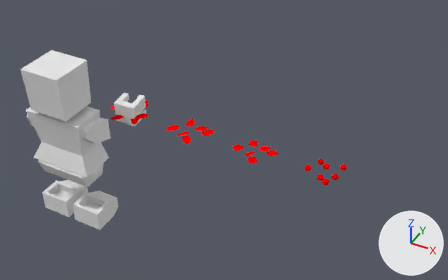
The Blender file crops/seeds/seeds.blend, before and after one commit.
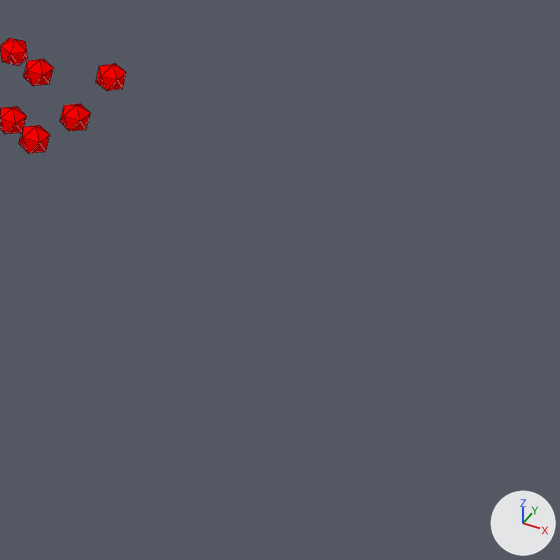
Old and new are each drawn whole from a camera (50 mm lens) standing at (4.76, -6.04, 4.97) and looking at (1.55, -0.03, 0.04) and again close up on the part from 71% to 100% of the width and 53% to 100% of the height. Arrows for +X, +Y and +Z are at lower right; the lights stay in place. The close-ups show mesh edges as thin lines.

The scene before the commit, as lines of its bpy script (objects in view):
```python
me_cube_008 = bpy.data.meshes.new('Cube.008')
me_cube_008.from_pydata(...)  # an icosphere of 20 faces spanning x -0.273..-0.187, y -0.061..0.02, z -0.039..0.057; an icosphere of 20 faces spanning x -0.172..-0.088, y 0.137..0.222, z -0.039..0.057; an icosphere of 20 faces spanning x -0.072..0.011, y 0.077..0.162, z -0.039..0.057; an icosphere of 20 faces spanning x 0.028..0.111, y -0.223..-0.138, z -0.039..0.057; an icosphere of 20 faces spanning x -0.061..0.021, y -0.173..-0.087, z -0.039..0.057; an icosphere of 20 faces spanning x 0.099..0.181, y -0.073..0.013, z -0.039..0.057; an icosphere of 20 faces spanning x 0.128..0.212, y 0.157..0.242, z -0.039..0.057
me_cube_008.materials.append(mat_blank)  # red #ff0000
ob_seedtype3 = bpy.data.objects.new('seedType3', me_cube_008)
ob_seedtype3.location = (3.0, 0.0, 0.0)
```
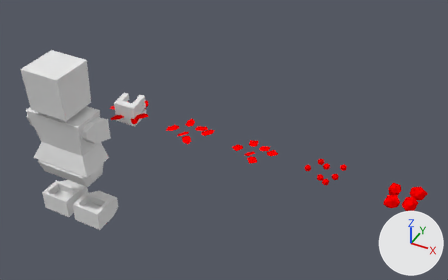
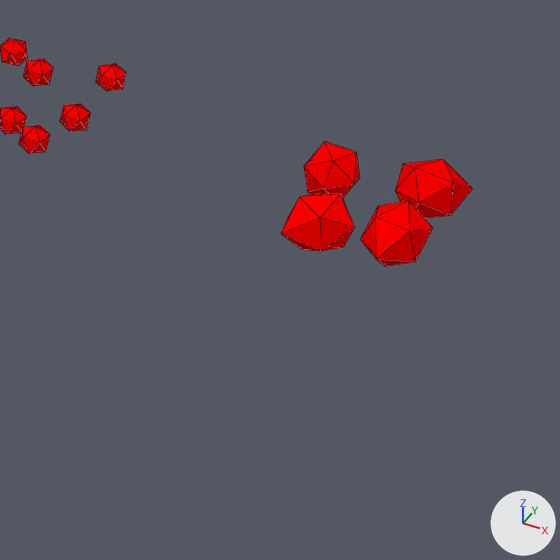
Boxes [x1, y1, x2, y2] around the edits, measured in the close-ups (560 x 560 px):
'seedType4', added (red): after [281, 142, 473, 266]

Patch to the scene script:
```diff
--- a/crops/seeds/seeds.blend.py
+++ b/crops/seeds/seeds.blend.py
@@ me_cube_009 @@
+me_cube_009.from_pydata(...)  # 48 vertices, 80 faces; spans x -0.205..0.242, y -0.246..0.227, z -0.076..0.094
+me_cube_009.materials.append(mat_blank)  # red #ff0000
@@ ob_seedtype4 @@
+ob_seedtype4 = bpy.data.objects.new('seedType4', me_cube_009)
+ob_seedtype4.location = (4.0, 0.0, 0.0)
```
